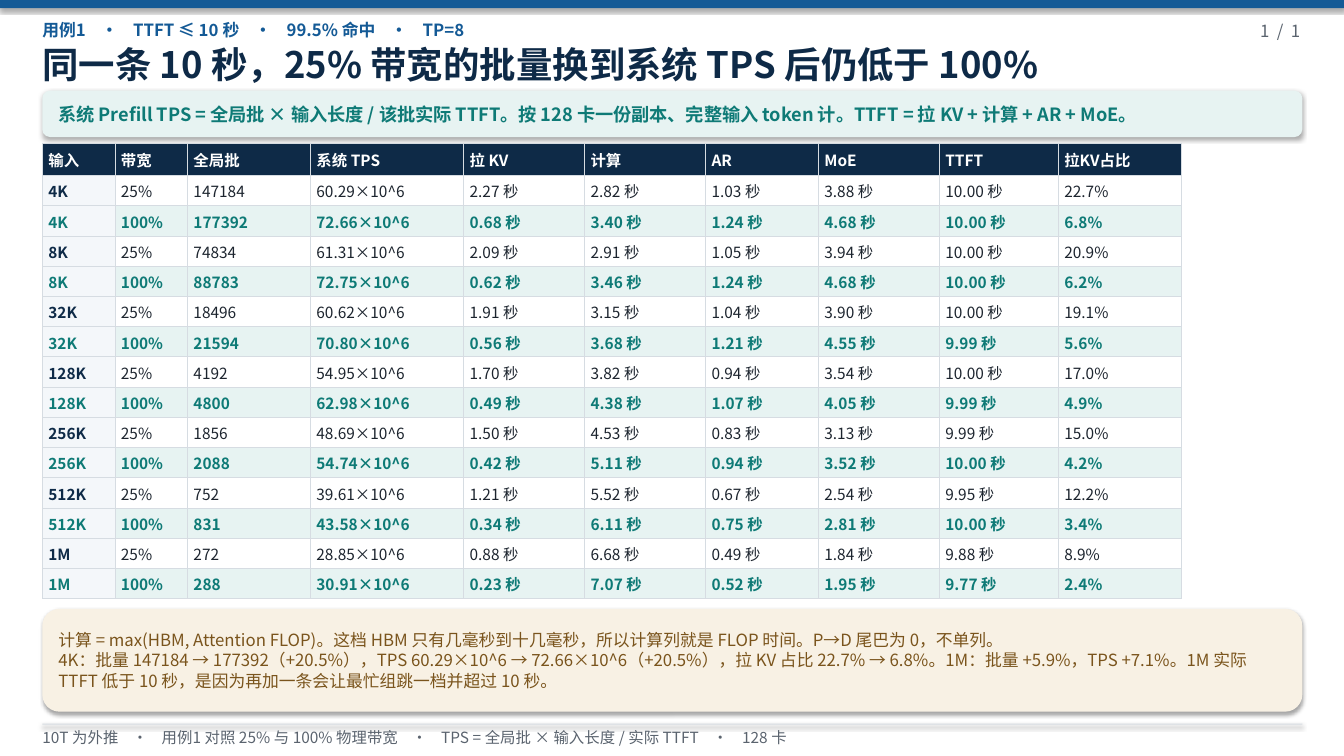
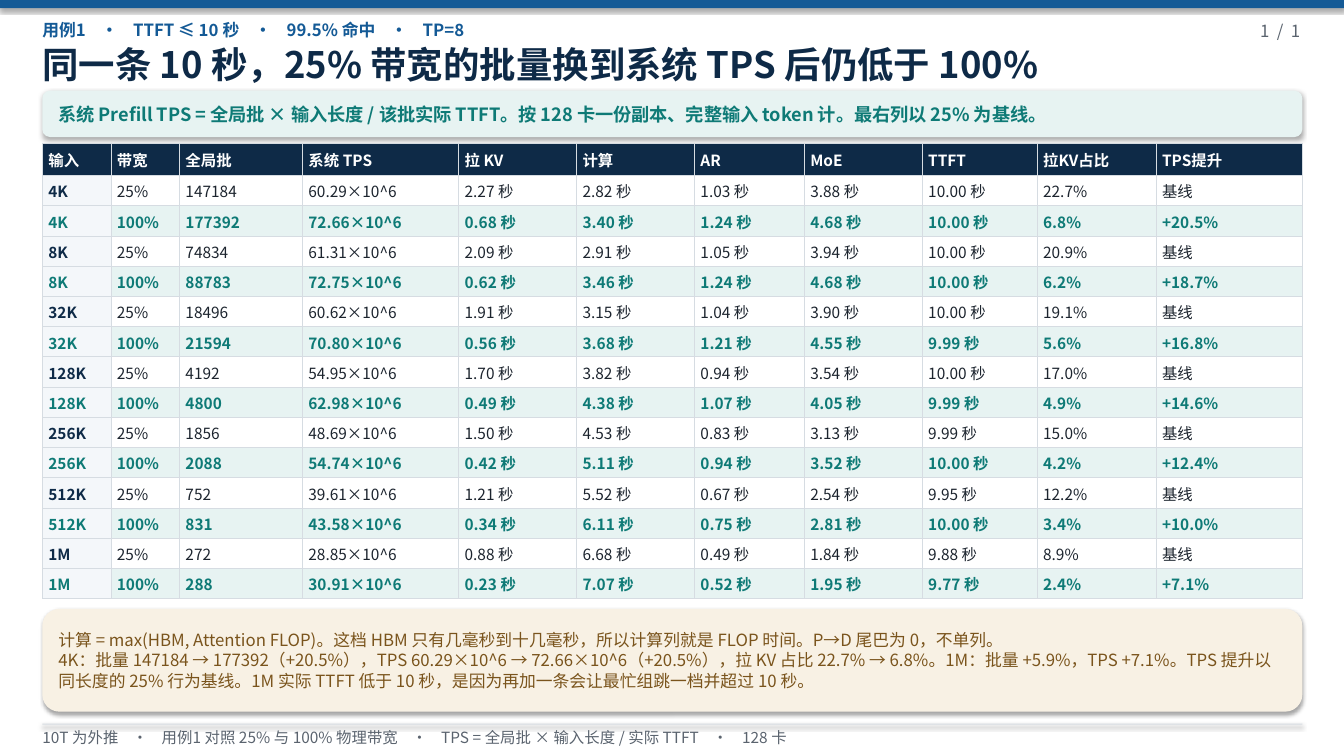
Before and after one commit to 69515164-rgb/UCL-MPComm, a slide deck: slide 1 of docs/deepseek-96g-slo-uc1-ttft-tps.pptx. Drawn at 1344x756 pixels with LibreOffice and Linux fonts; fonts in the diff are those of the drawing. Boxes give left, top, right and bottom in pixels: in the first picture for what was removed or moved away, otherwise in the second. Text is boxed around its words. In the diff, an @@ line names an element or a change of style, - is before the commit and + after.

```diff
--- a/docs/deepseek-96g-slo-uc1-ttft-tps.pptx
+++ b/docs/deepseek-96g-slo-uc1-ttft-tps.pptx
@@ text at (x1=58, y1=105, x2=1047, y2=123): text changed @@
-系统 Prefill TPS = 全局批 × 输入长度 / 该批实际 TTFT。按 128 卡一份副本、完整输入 token 计。TTFT = 拉 KV + 计算 + AR + MoE。
+系统 Prefill TPS = 全局批 × 输入长度 / 该批实际 TTFT。按 128 卡一份副本、完整输入 token 计。最右列以 25% 为基线。
@@ table at (x1=42, y1=143, x2=1303, y2=599) @@
+column 11: TPS提升 | 基线 | +20.5% | 基线 | +18.7% | 基线 | +16.8% | 基线 | +14.6% | 基线 | +12.4% | 基线 | +10.0% | 基线 | +7.1%
@@ table resized from (x1=42, y1=143, x2=1182, y2=599) to (x1=42, y1=143, x2=1303, y2=599) @@
@@ text at (x1=58, y1=652, x2=1271, y2=689): text changed @@
-4K：批量 147184 → 177392（+20.5%），TPS 60.29×10^6 → 72.66×10^6（+20.5%），拉 KV 占比 22.7% → 6.8%。1M：批量 +5.9%，TPS +7.1%。1M 实际 TTFT 低于 10 秒，是因为再加一条会让最忙组跳一档并超过 10 秒。
+4K：批量 147184 → 177392（+20.5%），TPS 60.29×10^6 → 72.66×10^6（+20.5%），拉 KV 占比 22.7% → 6.8%。1M：批量 +5.9%，TPS +7.1%。TPS 提升以同长度的 25% 行为基线。1M 实际 TTFT 低于 10 秒，是因为再加一条会让最忙组跳一档并超过 10 秒。
```
Also in this commit, not shown: 2 other files.
